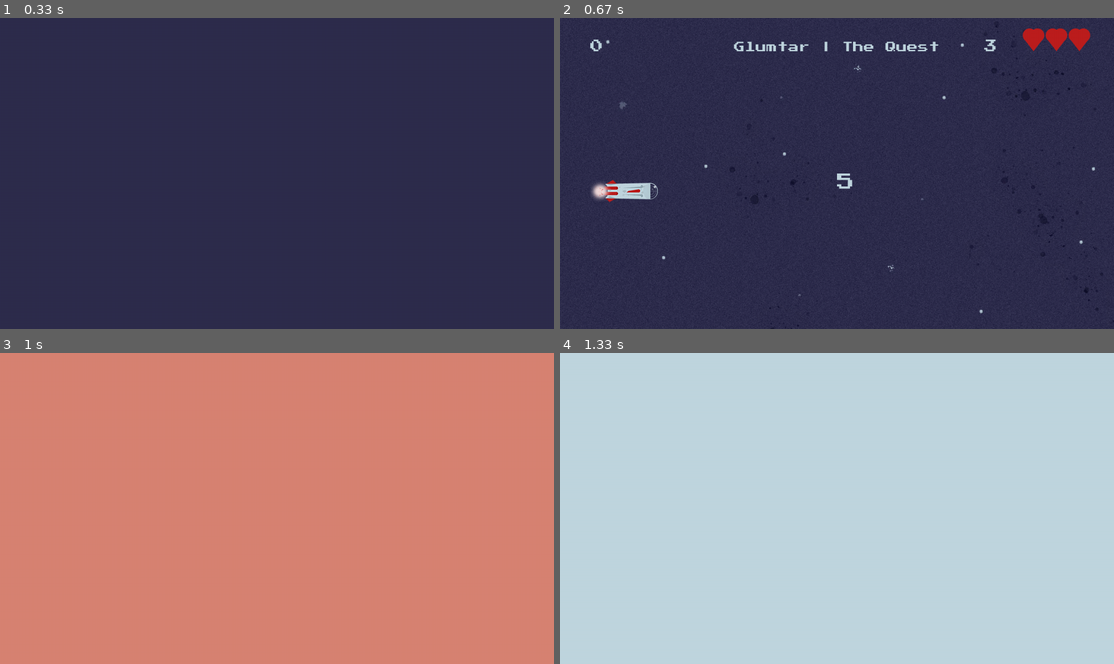
Above: before the commit, frames 1-4 (two rows, left to right).
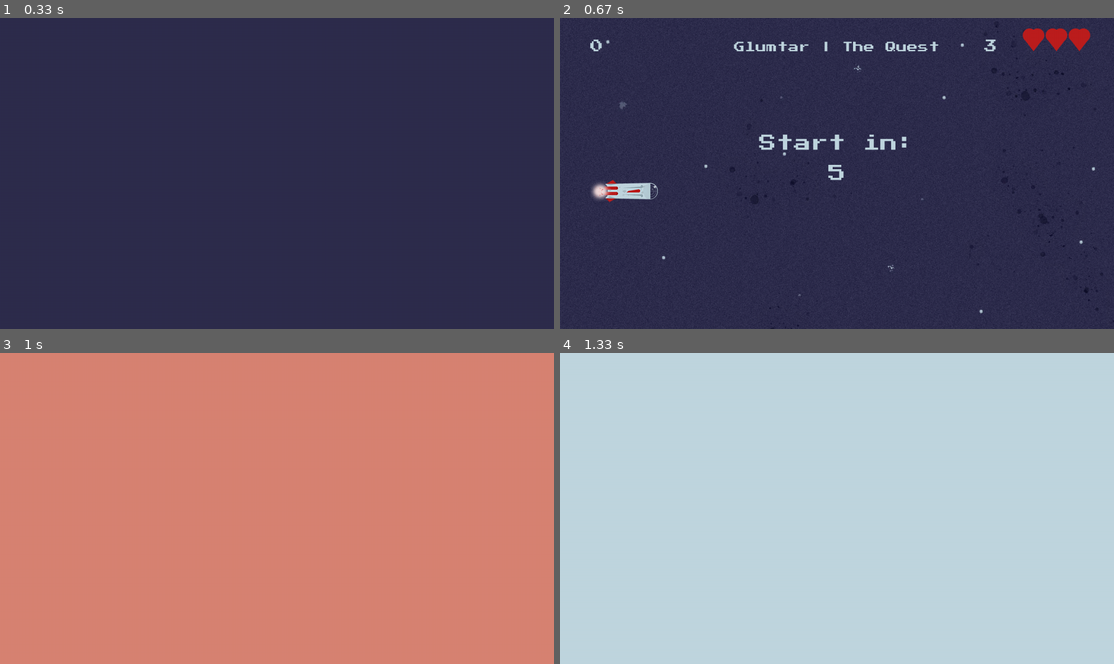
Above: after the commit, the same moments.

Repository: AdrianFSN/proyecto-final-pygame-quest
Game: pygame game, started from main.py
Two runs of this game, one before a commit and one after it. Both use one fixed random seed, a clock stepped at 60 frames per second and the inputs below.
Inputs:
- Up to frame 1 (0.33 s): no input
- Up to frame 2 (0.67 s): tap Space at 0.33 s
- Up to frame 3 (1 s): hold Up from 0.67 s (still down); tap Space at 0.73 s
- Up to frame 4 (1.33 s): tap Space at 1.03, 1.23 s; release Up at 1.13 s; hold Down from 1.17 s (still down)

Frame 1 is identical in both runs. In frame 2, 0.6% of the frame differs, in the area x 35-63%, y 37-55%; in frame 3, nothing differs; in frame 4, nothing differs.

Commit message:
feat: añado la función título a la cuenta atrás

Diff:
--- a/glumtar/scenes.py
+++ b/glumtar/scenes.py
@@ -102,6 +102,7 @@
 
             if countdown_active:
                 self.countdown.draw_countdown()
+                self.countdown.add_countdown_title()
                 if self.countdown.counter < self.countdown.stop:
                     countdown_active = False
                     self.countdown.reset_countdown()
--- a/tools/timers_and_countdowns.py
+++ b/tools/timers_and_countdowns.py
@@ -13,6 +13,7 @@
 
 
 class Countdown:
+    title_controller_Y = 70
 
     def __init__(self, screen, start=3, stop=0):
         self.start = start
@@ -21,13 +22,14 @@
         self.screen = screen
 
         font = FONT
-        font_size = FONT_SIZE + FONT_SIZE_CONTROLLER
+        self.title_font_size = FONT_SIZE + FONT_SIZE_CONTROLLER
         self.font_route = os.path.join('glumtar', 'resources', 'fonts', font)
-        self.font_style = pygame.font.Font(self.font_route, font_size)
-        self.pos_X = WIDTH/2
-        self.pos_Y = HEIGHT/2
+        self.font_style = pygame.font.Font(
+            self.font_route, self.title_font_size)
+        self.pos_X = (WIDTH - (FONT_SIZE + FONT_SIZE_CONTROLLER))/2
+        self.pos_Y = (HEIGHT - (FONT_SIZE + FONT_SIZE_CONTROLLER))/2
 
-        self.reset = False
+        self.title = ''
 
     def draw_countdown(self):
         if self.counter >= self.stop:
@@ -40,5 +42,19 @@
         self.counter -= 1
 
     def reset_countdown(self):
-        # self.counter = self.stop
         self.counter = self.start
+
+    def add_countdown_title(self, message="Start in:"):
+        self.title = message
+
+        font = FONT
+        self.font_route = os.path.join('glumtar', 'resources', 'fonts', font)
+        self.font_style = pygame.font.Font(
+            self.font_route, FONT_SIZE + FONT_SIZE_CONTROLLER)
+        self.title_pos_X = (WIDTH - (len(self.title)*self.title_font_size))/2
+        self.title_pos_Y = self.pos_Y - self.title_controller_Y
+
+        title_render = self.font_style.render(
+            self.title, True, COLUMBIA_BLUE)
+        self.screen.blit(
+            title_render, (self.title_pos_X, self.title_pos_Y))
